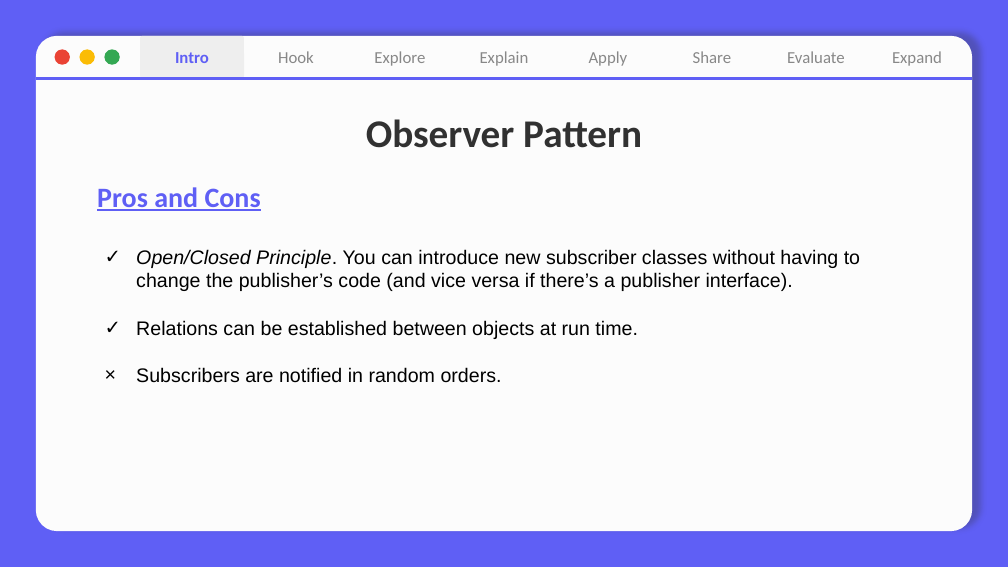
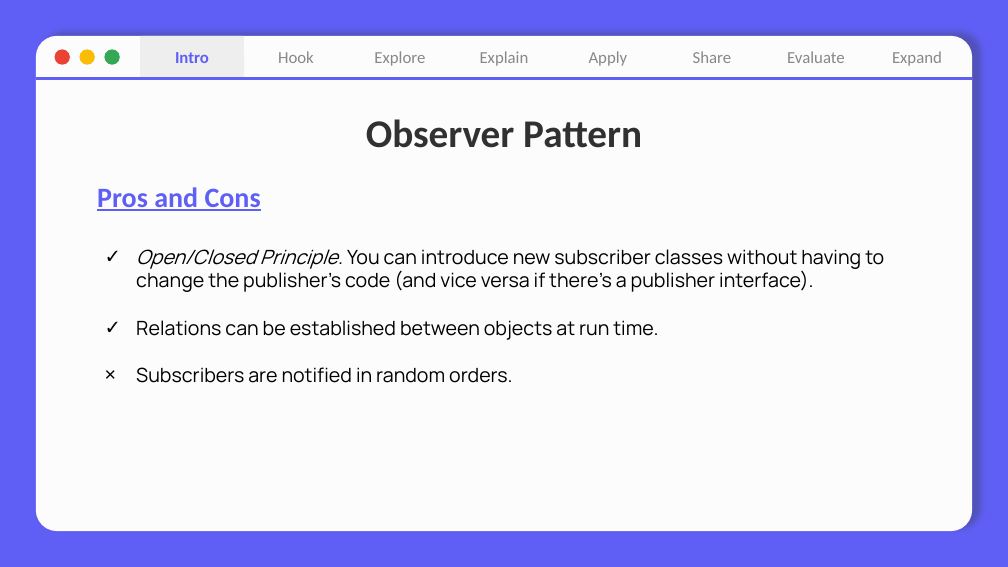
Before and after one commit to nhuhuynh1508/Design-Patterns, a slide deck: slide 6 of Observer Pattern/Observer Pattern.pptx. Drawn at 1008x567 pixels with LibreOffice and Linux fonts; fonts in the diff are those of the drawing. Boxes give left, top, right and bottom in pixels: in the first picture for what was removed or moved away, otherwise in the second. Text is boxed around its words. In the diff, an @@ line names an element or a change of style, - is before the commit and + after.

Commit message:
update changes
factory pattern, observer pattern, strategy pattern

```diff
--- a/Observer Pattern/Observer Pattern.pptx
+++ b/Observer Pattern/Observer Pattern.pptx
@@ text "Open/Closed Principle. You can introduce ..." at <box>136,249,884,383</box>: font Arial to Manrope @@
```
Also in this commit, not shown: 1 other slide changed, 4 other files.
